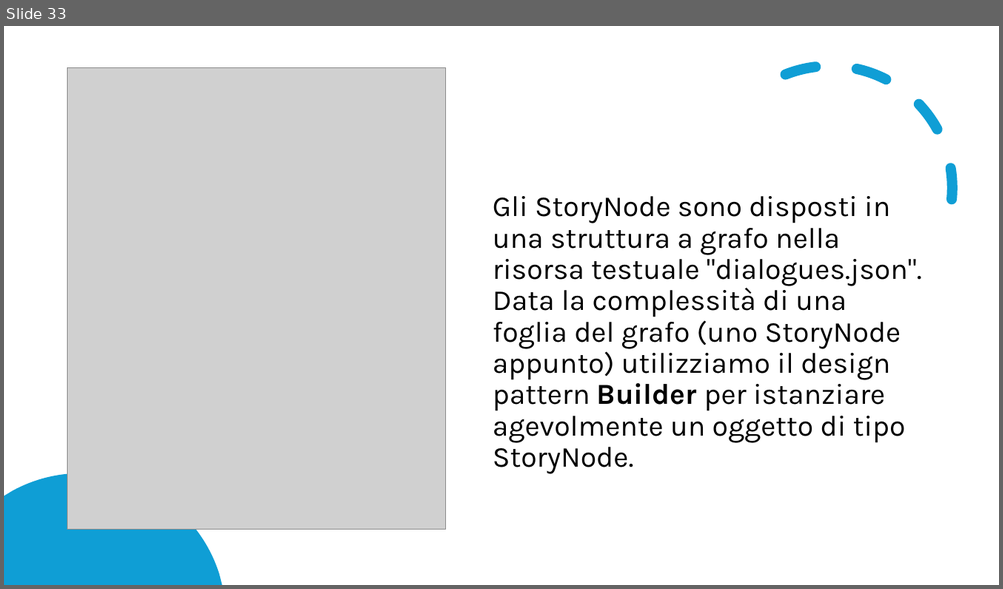
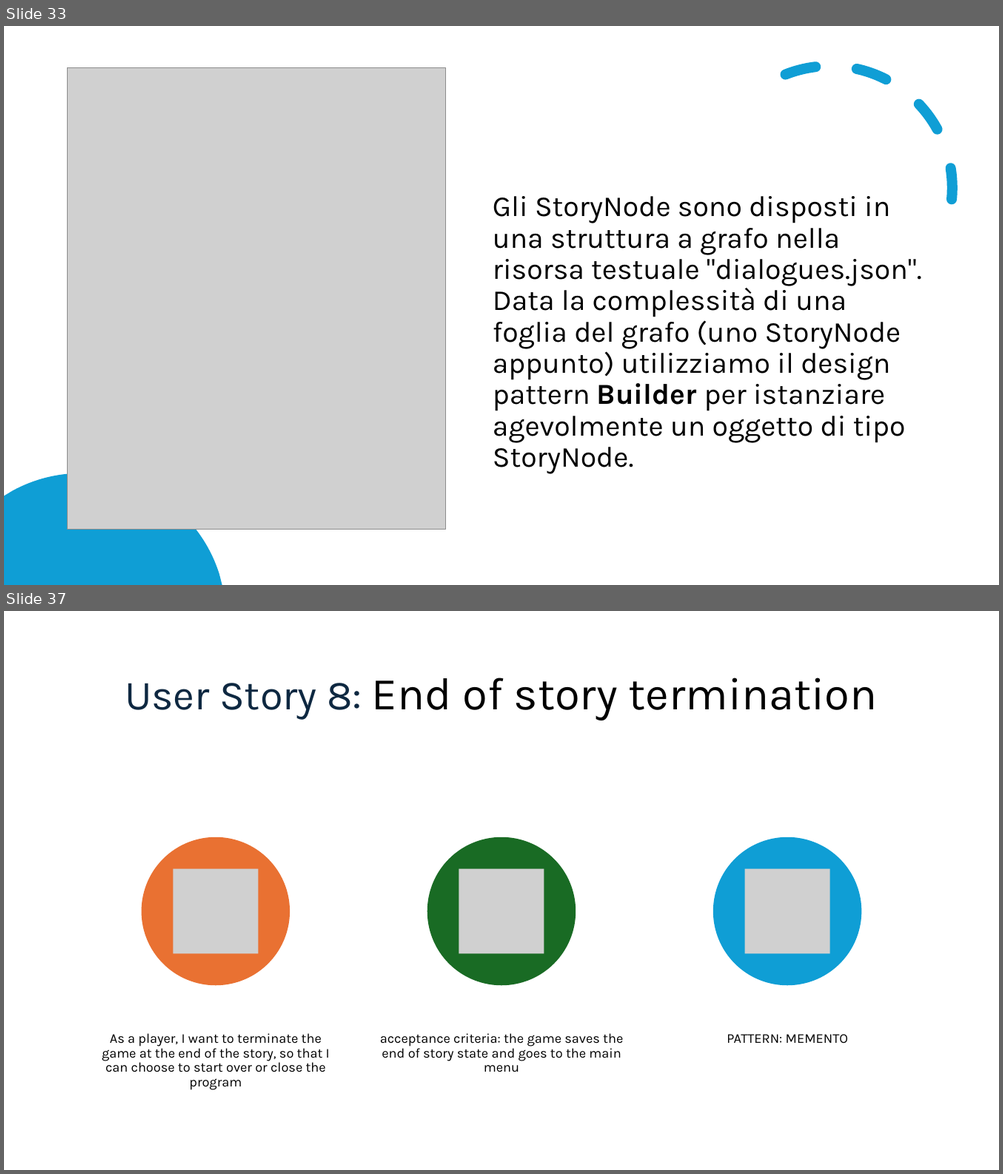
Before and after one commit to samMM-cs/iss-team2, a slide deck: Revisione.pptx. Shown one above the other, each under a label of ours: slide 33 before the commit, slides 33 and 37 after it; the slides between them are not shown. The pictures are 1003x589 and 1003x1174 pixels, drawn with LibreOffice and Linux fonts; fonts in the diff are those of the drawing; grey boxes stand for pictures. Boxes give left, top, right and bottom in pixels: in the first picture for what was removed or moved away, otherwise in the second. Text is boxed around its words. In the diff, an @@ line names an element or a change of style, - is before the commit and + after.

```diff
--- a/Revisione.pptx
+++ b/Revisione.pptx
@@ slide 37 added at <box>4,611,999,1170</box>, background #FFFFFF @@
@@ title added at <box>125,678,876,721</box>, 44 pt, text #000000 @@
+User Story 8: End of story termination
@@ group added at <box>102,837,861,1091</box>: 3 ellipses, 3 pictures, 3 texts @@
+As a player, I want to terminate the game at the end of the story, so that I can choose to start over or close the program
+acceptance criteria: the game saves the end of story state and goes to the main menu
+PATTERN: MEMENTO
```
Also in this commit, not shown: 4 other slides added, 6 other files.
